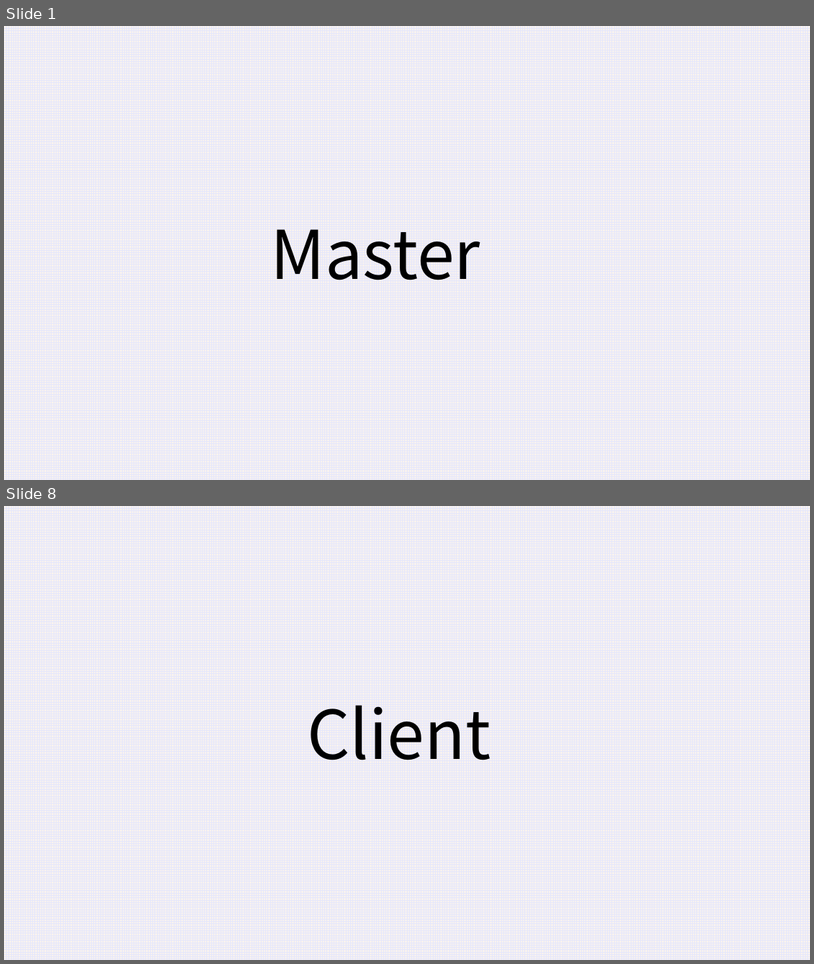
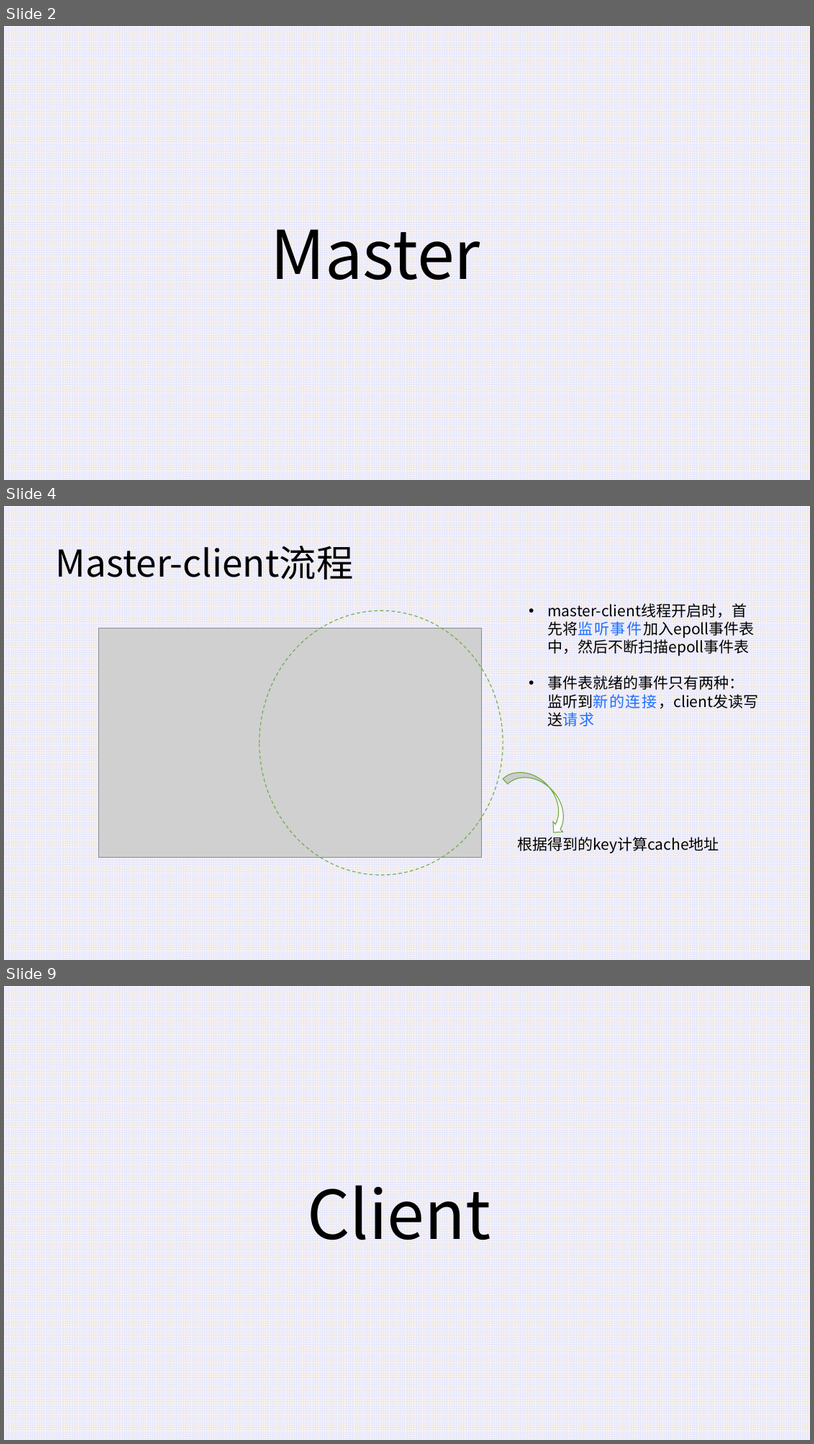
Before and after one commit to Aboriginer/Simple-distributed-cache-system, a slide deck: 报告_v1.0.pptx. Shown one above the other, each under a label of ours: slides 1 and 8 before the commit, slides 2, 4 and 9 after it; the slides between them are not shown. The pictures are 814x964 and 814x1444 pixels, drawn with LibreOffice and Linux fonts; fonts in the diff are those of the drawing; grey boxes stand for pictures. Boxes give left, top, right and bottom in pixels: in the first picture for what was removed or moved away, otherwise in the second. Text is boxed around its words. In the diff, an @@ line names an element or a change of style, - is before the commit and + after.

```diff
--- a/报告_v1.0.pptx
+++ b/报告_v1.0.pptx
@@ slide 4 added at [4,506,810,960], background pattern #E5E7FB on #F8F2EF @@
@@ text added at [56,546,354,579], 44 pt, text #000000 @@
+Master-client流程
@@ ellipse added at [260,610,503,875], outline #70AD47 1 pt dashed @@
@@ text added at [548,603,759,708], 18 pt, text #000000 @@
+• master-client线程开启时，首先将监听事件加入epoll事件表中，然后不断扫描epoll事件表
+• 事件表就绪的事件只有两种：监听到新的连接，client发读写送请求
@@ picture added at [99,628,483,857] @@
@@ curved left arrow added at [503,759,579,837], fill #FFFFFF, outline #70AD47 1 pt @@
@@ text added at [517,836,719,853], 18 pt, text #000000 @@
+根据得到的key计算cache地址
@@ what was slide 1 is now slide 2 @@
@@ what was slide 8 is now slide 9 @@
```
Also in this commit, not shown: 6 slides changed, 2 other slides added, 2 slides removed.
